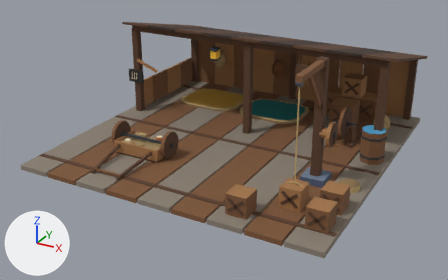
What one commit did to the glTF model raccoon/export/bld_haulers_lodge_2x2.glb.
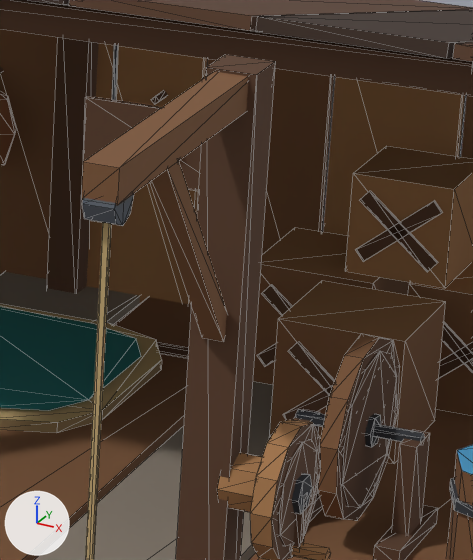
The first picture shows the older version from a 50 mm camera at (1.73, -3.33, 1.67) aimed at (-0.02, -0.16, 0.08). The close-ups show the older and then the newer version on the part from 63% to 81% of the width and 17% to 52% of the height of that picture. Only the edits that show in the close-ups are written down. Lighting does not change. The marker at lower left points along +X, +Y and +Z. The close-ups show mesh edges as thin lines. Where no turn or scale is listed for an object, it has been applied to the vertices. Vertices at exactly the same position are counted once.

The first close-up shows 'bld_haulers_lodge_2x2', 'pr_hoist_rope', 'pr_sign', 'pr_wheel', 'pr_winch'.
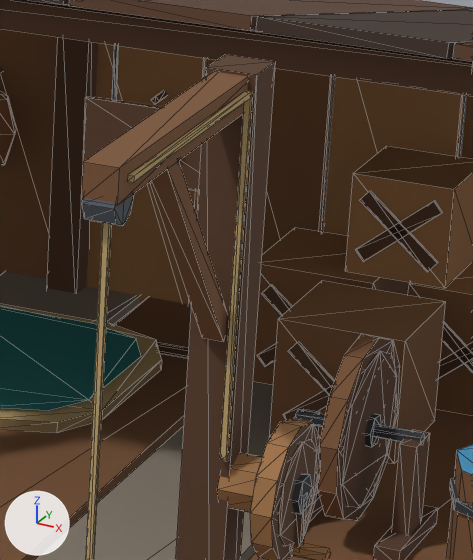
Changed parts and their boxes [x1, y1, x2, y2] in the close-ups (473 x 560 px):
part 1 of me_bld_haulers_lodge_2x2, added: after [128, 91, 252, 182]
part 2 of me_bld_haulers_lodge_2x2, added (brown): after [220, 94, 252, 459]

The change in detail:
me_bld_haulers_lodge_2x2 is used by ob_bld_haulers_lodge_2x2; location (0.0, 0.0, 0.0).
me_bld_haulers_lodge_2x2 had 1296 vertices, 2026 faces and spanned x -0.96..0.96, y -0.97..0.97, z 0.0..0.75.
me_bld_haulers_lodge_2x2 now has 1320 vertices, 2062 faces and spans x -0.96..0.96, y -0.97..0.97, z 0.0..0.75.
me_bld_haulers_lodge_2x2 part 1: a new loose piece, a box spanning x 0.677..0.683, y -0.62..-0.331, z 0.729..0.735, in mat_m_palette (picture img_palette).
me_bld_haulers_lodge_2x2 part 2: a new loose piece, a box spanning x 0.677..0.683, y -0.334..-0.328, z 0.365..0.732, in mat_m_palette (picture img_palette).
Other edits to the shape of me_bld_haulers_lodge_2x2 do not show in these pictures.
